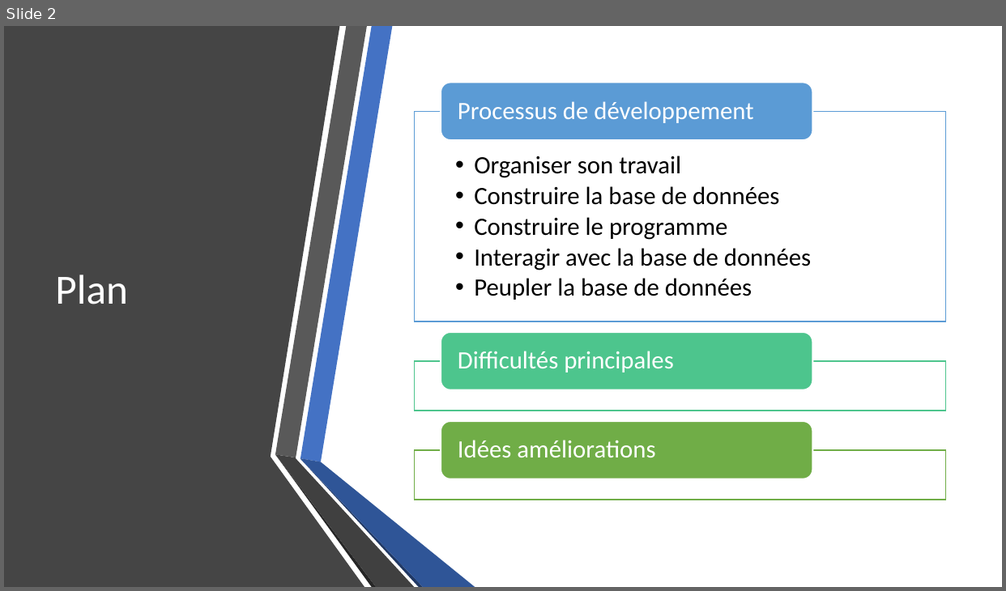
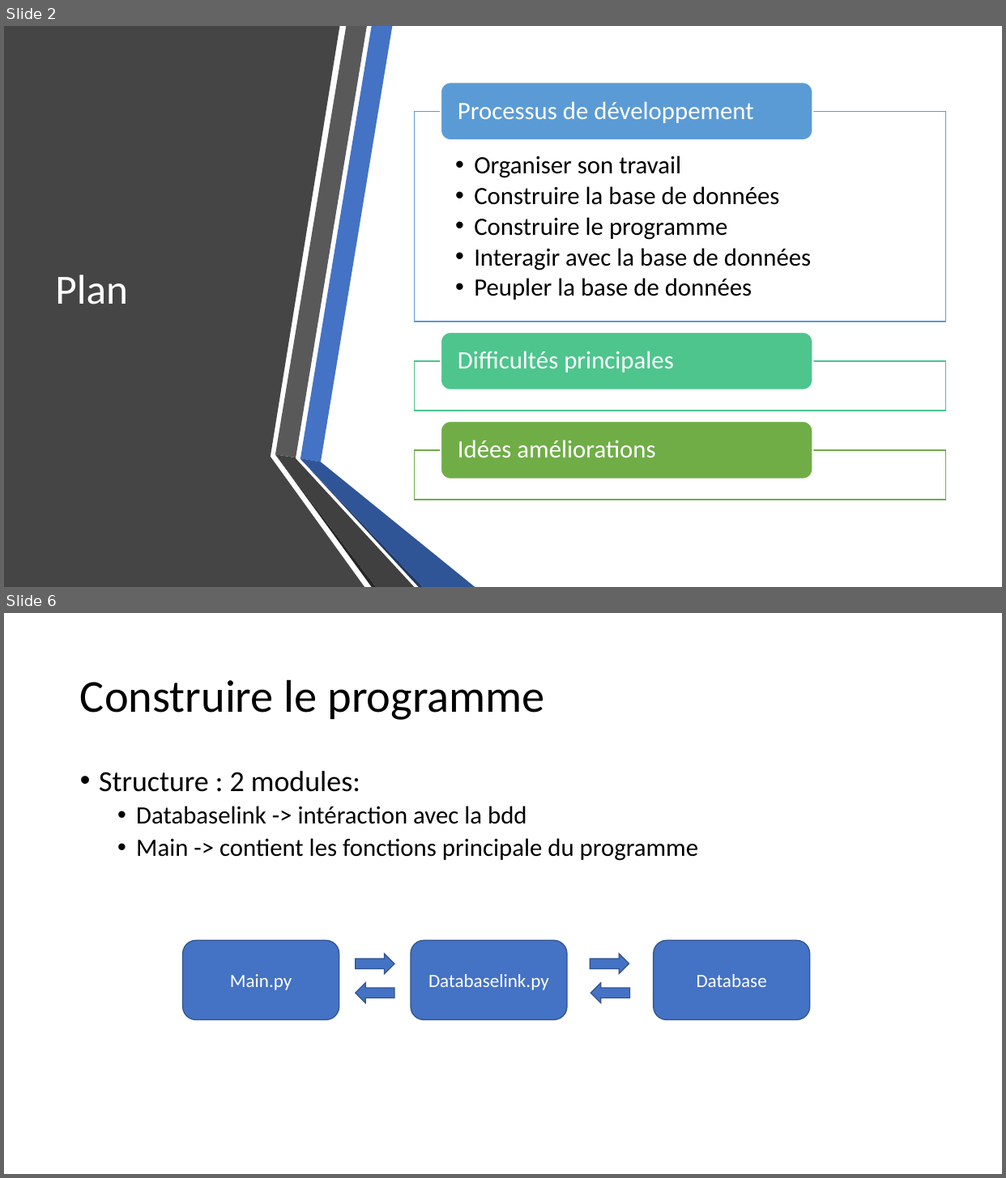
Before and after one commit to Baptiste68/P5, a slide deck: Projet5.pptx. Shown one above the other, each under a label of ours: slide 2 before the commit, slides 2 and 6 after it; the slides between them are not shown. The pictures are 1006x591 and 1006x1178 pixels, drawn with LibreOffice and Linux fonts; fonts in the diff are those of the drawing. Boxes give left, top, right and bottom in pixels: in the first picture for what was removed or moved away, otherwise in the second. Text is boxed around its words. In the diff, an @@ line names an element or a change of style, - is before the commit and + after.

```diff
--- a/Projet5.pptx
+++ b/Projet5.pptx
@@ slide 6 added at <box>4,613,1002,1174</box>, background #FFFFFF @@
@@ title added at <box>80,679,546,720</box>, 44 pt, text #000000 @@
+Construire le programme
@@ text added at <box>99,771,698,861</box>, 24 pt, text #000000 @@
+• Structure : 2 modules:
+  • Databaselink -> intéraction avec la bdd
+  • Main -> contient les fonctions principale du programme
@@ rounded rectangle added at <box>183,941,339,1020</box>, fill #4472C4, outline #325491 1 pt, 18 pt, text #FFFFFF @@
+Main.py
@@ rounded rectangle added at <box>411,941,567,1020</box>, fill #4472C4, outline #325491 1 pt, 18 pt, text #FFFFFF @@
+Databaselink.py
@@ rounded rectangle added at <box>654,941,810,1020</box>, fill #4472C4, outline #325491 1 pt, 18 pt, text #FFFFFF @@
+Database
@@ right arrow added at <box>355,954,394,973</box>, fill #4472C4, outline #325491 1 pt @@
@@ right arrow added at <box>590,954,629,973</box>, fill #4472C4, outline #325491 1 pt @@
@@ right arrow added at <box>355,983,394,1003</box>, fill #4472C4, outline #325491 1 pt @@
@@ right arrow added at <box>591,983,630,1003</box>, fill #4472C4, outline #325491 1 pt @@
```
Also in this commit, not shown: 6 slides changed, 3 other slides added.
